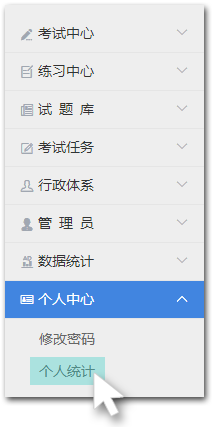
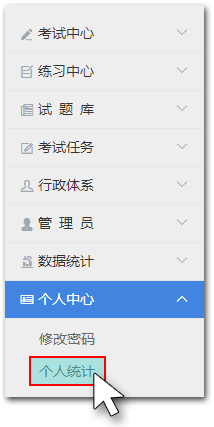
Layered file, before and after one edit (214×427). Changes by layer:
added layer "图层 7" above "图层 1" over [29, 356, 106, 386]
